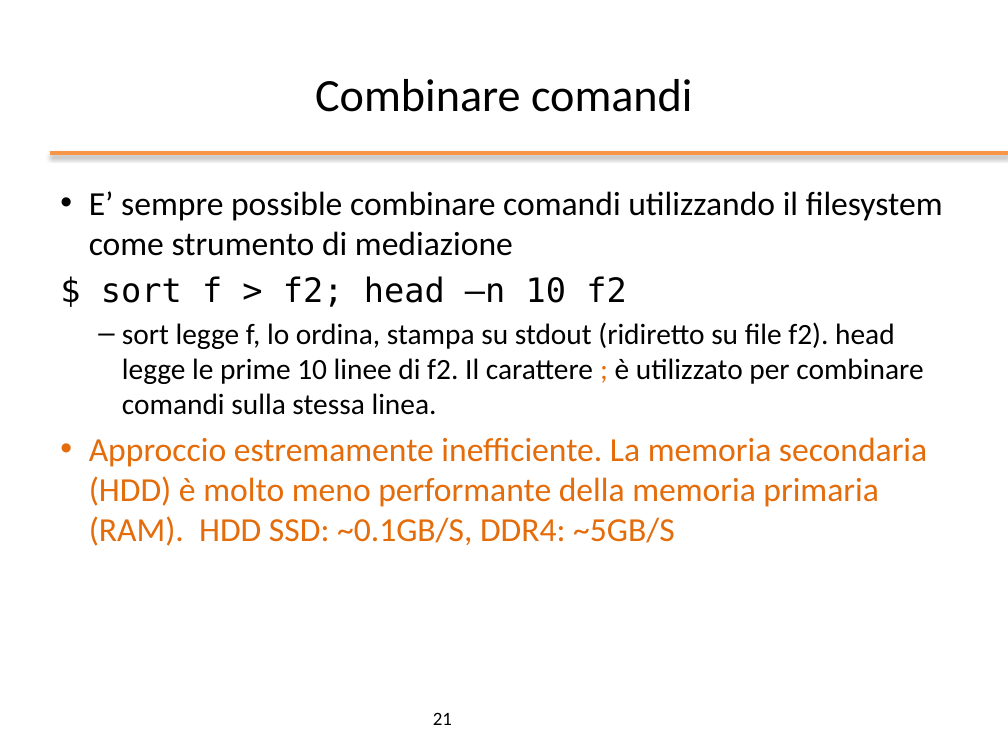
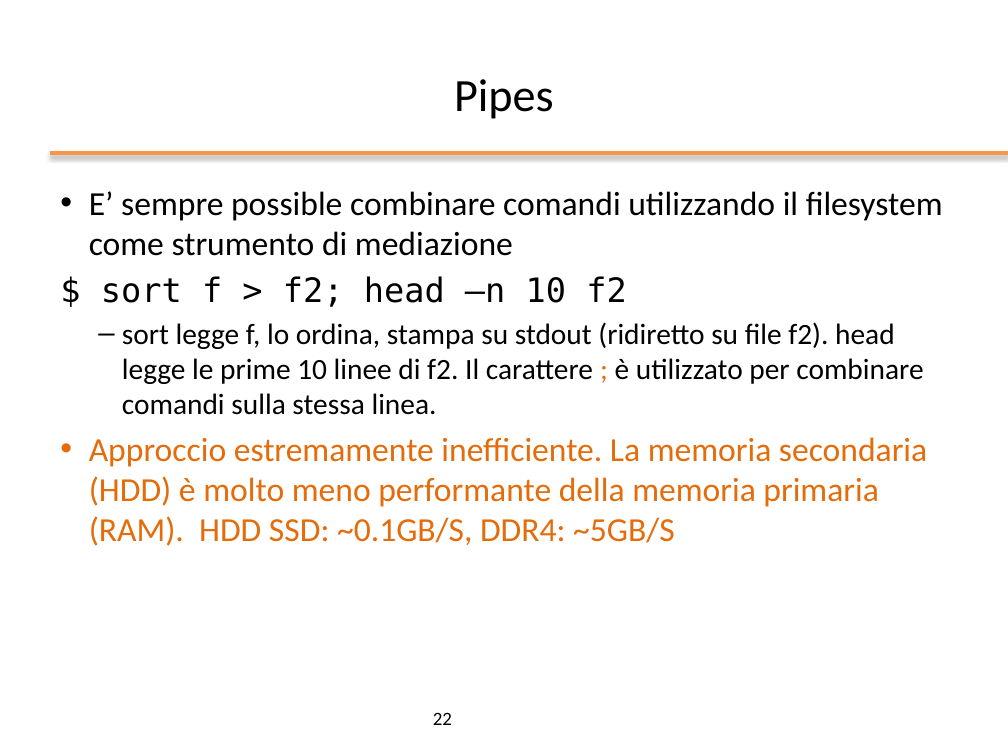
Before and after one commit to nbicocchi/operatingsystemsbsc, a slide deck: slide 22 of slides/ppt/02_Bash Basics.pptx (slide 21 before the commit). Drawn at 1008x756 pixels with LibreOffice and Linux fonts; fonts in the diff are those of the drawing; background and template pictures are left out. Boxes give left, top, right and bottom in pixels: in the first picture for what was removed or moved away, otherwise in the second. Text is boxed around its words. In the diff, an @@ line names an element or a change of style, - is before the commit and + after.

```diff
--- a/slides/ppt/02_Bash Basics.pptx
+++ b/slides/ppt/02_Bash Basics.pptx
@@ title at box(454, 79, 554, 119): text changed @@
-Combinare comandi
+Pipes
@@ page number at box(433, 712, 452, 725): text changed @@
-21
+22
```
Also in this commit, not shown: 8 other slides changed, 7 slides added, 2 other files.
